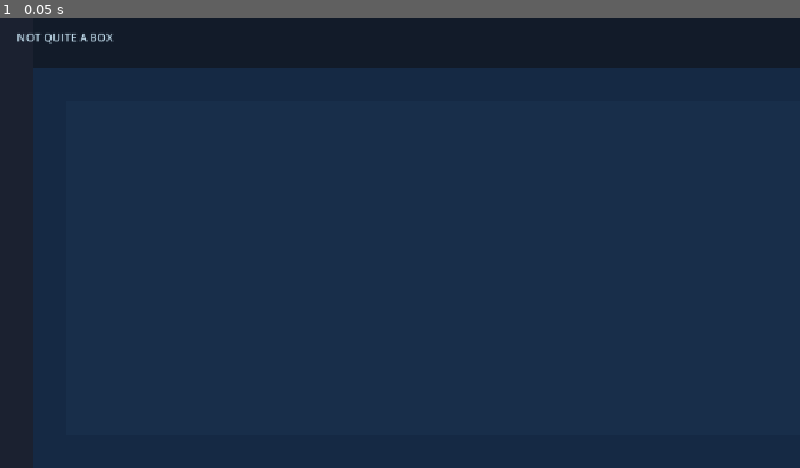
Above: before the commit, frame 1.
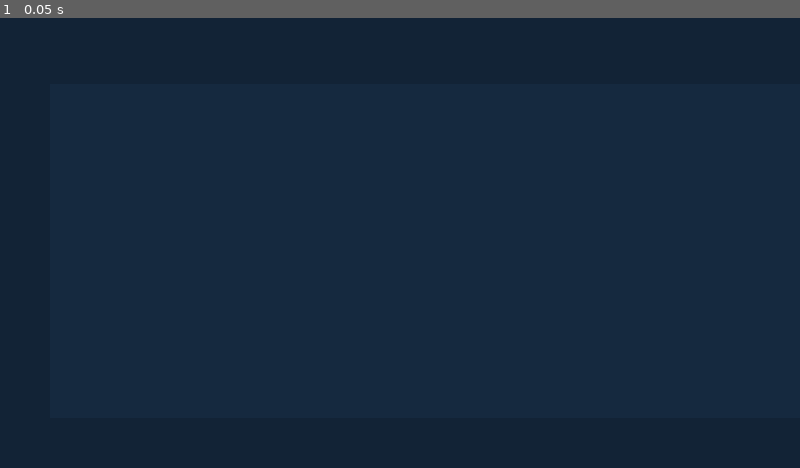
Above: after the commit, the same moment.

Repository: Olulan1/NQaB-agent-side
Game: Godot game, scene res://Main.tscn
Two runs of this game, one before a commit and one after it. Both use one fixed random seed, a clock stepped at 60 frames per second and the inputs below.
Inputs:
- Up to frame 1 (0.05 s): no input

The runs differ from the first frame. In frame 1, 0.1% of the frame differs, in the area x 2-14%, y 3-6%.

Commit message:
cd-2nd-ia

Diff:
--- /dev/null
+++ b/Floor01.tscn
@@ -0,0 +1,37 @@
+[gd_scene format=3 uid="uid://m4z6s8h2q1w9v"]
+
+[ext_resource type="PackedScene" path="res://Player.tscn" id="1_player"]
+
+[sub_resource type="RectangleShape2D" id="1_floor_shape"]
+size = Vector2(2048, 72)
+
+[node name="Floor01" type="Node2D"]
+
+[node name="Backdrop" type="CanvasLayer" parent="."]
+
+[node name="Background" type="ColorRect" parent="Backdrop"]
+offset_right = 1280.0
+offset_bottom = 720.0
+color = Color(0.0705882, 0.137255, 0.211765, 1)
+
+[node name="UpperGlow" type="ColorRect" parent="Backdrop"]
+offset_left = 72.0
+offset_top = 96.0
+offset_right = 1208.0
+offset_bottom = 576.0
+color = Color(0.109804, 0.223529, 0.337255, 0.3)
+
+[node name="Floor" type="StaticBody2D" parent="."]
+position = Vector2(1024, 684)
+
+[node name="CollisionShape2D" type="CollisionShape2D" parent="Floor"]
+shape = SubResource("1_floor_shape")
+
+[node name="FloorVisual" type="ColorRect" parent="Backdrop"]
+offset_top = 648.0
+offset_right = 2048.0
+offset_bottom = 720.0
+color = Color(0.105882, 0.129412, 0.188235, 1)
+
+[node name="Player" parent="." instance=ExtResource("1_player")]
+position = Vector2(160, 624)
--- a/Main.tscn
+++ b/Main.tscn
@@ -1,7 +1,7 @@
 [gd_scene format=3 uid="uid://j7q4t7j52m1x1"]
 
-[ext_resource type="PackedScene" path="res://Room01.tscn" id="1_room01"]
+[ext_resource type="PackedScene" path="res://Floor01.tscn" id="1_floor01"]
 
 [node name="Main" type="Node2D"]
 
-[node name="Room01" parent="." instance=ExtResource("1_room01")]
+[node name="Floor01" parent="." instance=ExtResource("1_floor01")]
--- /dev/null
+++ b/Player.gd
@@ -0,0 +1,16 @@
+extends CharacterBody2D
+
+@export var speed: float = 240.0
+@export var gravity: float = 1400.0
+
+
+func _physics_process(delta: float) -> void:
+	if not is_on_floor():
+		velocity.y += gravity * delta
+	else:
+		velocity.y = 0.0
+
+	var direction := Input.get_axis("ui_left", "ui_right")
+	velocity.x = direction * speed
+
+	move_and_slide()
--- /dev/null
+++ b/Player.tscn
@@ -0,0 +1,19 @@
+[gd_scene format=3 uid="uid://k8p2u1q4n7m3x"]
+
+[ext_resource type="Script" path="res://Player.gd" id="1_player_script"]
+
+[sub_resource type="RectangleShape2D" id="1_player_shape"]
+size = Vector2(24, 48)
+
+[node name="Player" type="CharacterBody2D"]
+script = ExtResource("1_player_script")
+
+[node name="CollisionShape2D" type="CollisionShape2D" parent="."]
+shape = SubResource("1_player_shape")
+
+[node name="Body" type="Polygon2D" parent="."]
+polygon = PackedVector2Array(-12, -24, 12, -24, 12, 24, -12, 24)
+color = Color(0.898039, 0.909804, 0.941176, 1)
+
+[node name="Camera2D" type="Camera2D" parent="."]
+current = true
--- a/Room01.tscn
+++ /dev/null
@@ -1,47 +0,0 @@
-[gd_scene format=3 uid="uid://l7n0q9x0k2p3m"]
-
-[node name="Room01" type="Node2D"]
-
-[node name="Backdrop" type="CanvasLayer" parent="."]
-
-[node name="Background" type="ColorRect" parent="Backdrop"]
-offset_right = 1280.0
-offset_bottom = 720.0
-color = Color(0.0823529, 0.160784, 0.266667, 1)
-
-[node name="Ceiling" type="ColorRect" parent="Backdrop"]
-offset_right = 1280.0
-offset_bottom = 72.0
-color = Color(0.0705882, 0.105882, 0.160784, 1)
-
-[node name="Floor" type="ColorRect" parent="Backdrop"]
-offset_top = 648.0
-offset_right = 1280.0
-offset_bottom = 720.0
-color = Color(0.0705882, 0.105882, 0.160784, 1)
-
-[node name="LeftWall" type="ColorRect" parent="Backdrop"]
-offset_right = 48.0
-offset_bottom = 720.0
-color = Color(0.105882, 0.129412, 0.188235, 1)
-
-[node name="RightWall" type="ColorRect" parent="Backdrop"]
-offset_left = 1232.0
-offset_right = 1280.0
-offset_bottom = 720.0
-color = Color(0.105882, 0.129412, 0.188235, 1)
-
-[node name="CorridorGlow" type="ColorRect" parent="Backdrop"]
-offset_left = 96.0
-offset_top = 120.0
-offset_right = 1184.0
-offset_bottom = 600.0
-color = Color(0.117647, 0.219608, 0.337255, 0.35)
-
-[node name="Title" type="Label" parent="Backdrop"]
-offset_left = 24.0
-offset_top = 16.0
-offset_right = 300.0
-offset_bottom = 48.0
-text = "NOT QUITE A BOX"
-theme_override_colors/font_color = Color(0.788235, 0.898039, 0.960784, 1)
Not shown, changed: specs/01-foundation-slice/.ralph-state.json
Not shown, changed: specs/01-foundation-slice/.progress.md
Not shown, changed: specs/01-foundation-slice/tasks.md
